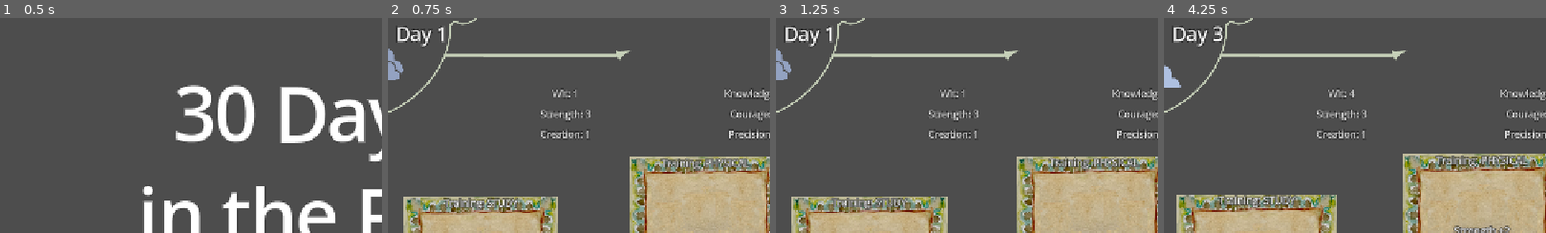
Above: before the commit, frames 1-4 (left to right).
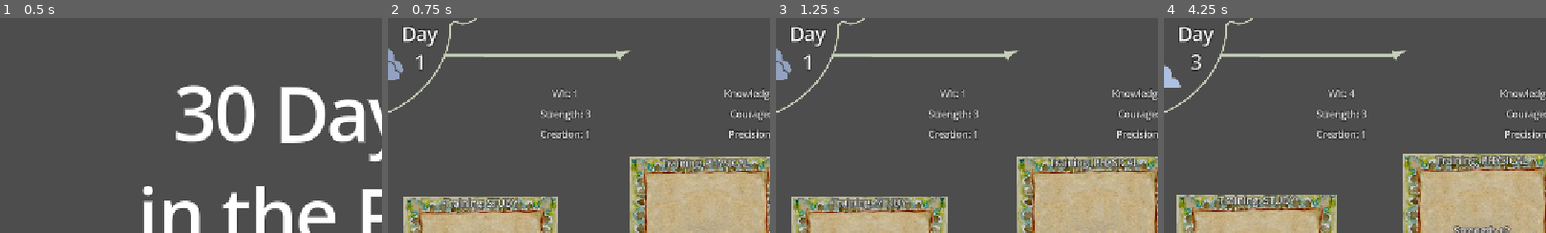
Above: after the commit, the same moments.

Repository: SamBumgardner/ld-58-game
Game: Godot game, scene res://src/menus/start/start_menu.tscn
The game is run twice, just before and just after one commit, with the same random seed, the same clock (stepped at 60 frames per second) and the same inputs. The engine's default icon, where the game draws it, is replaced by a stand-in: a white triangle on a blue panel in a dark square.
Inputs (mouse positions are % of the whole screen's width and height, from its top left):
- Up to frame 1 (0.5 s): no input
- Up to frame 2 (0.75 s): click "Play" at 0.5 s
- Up to frame 3 (1.25 s): no input
- Up to frame 4 (4.25 s): click (22, 60) at 1.27 s; click "Continue to Next Day" at 2 s; click (22, 60) at 2.77 s; click "Continue to Next Day" at 3.5 s
The pictures show only the part of the screen within x 10-60%, y 0-50%; the shares and areas given below are measured in that part.

Frame 1 is identical in both runs. In frame 2, 0.7% of the frame differs, in the area x 2-15%, y 3-24%; in frame 3, 0.7%; in frame 4, 0.9%, in the area x 2-16%, y 3-25%.

Commit message:
Fix: update day display to be multi-line

Diff:
--- a/game/src/gameplay/hud/day_count_tracker.gd
+++ b/game/src/gameplay/hud/day_count_tracker.gd
@@ -1,4 +1,4 @@
 extends Label
 
 func _onDayCountChange(newDayCount: int) -> void:
-    text = "Day %s" % newDayCount;
+    text = "Day\n%s" % newDayCount;
